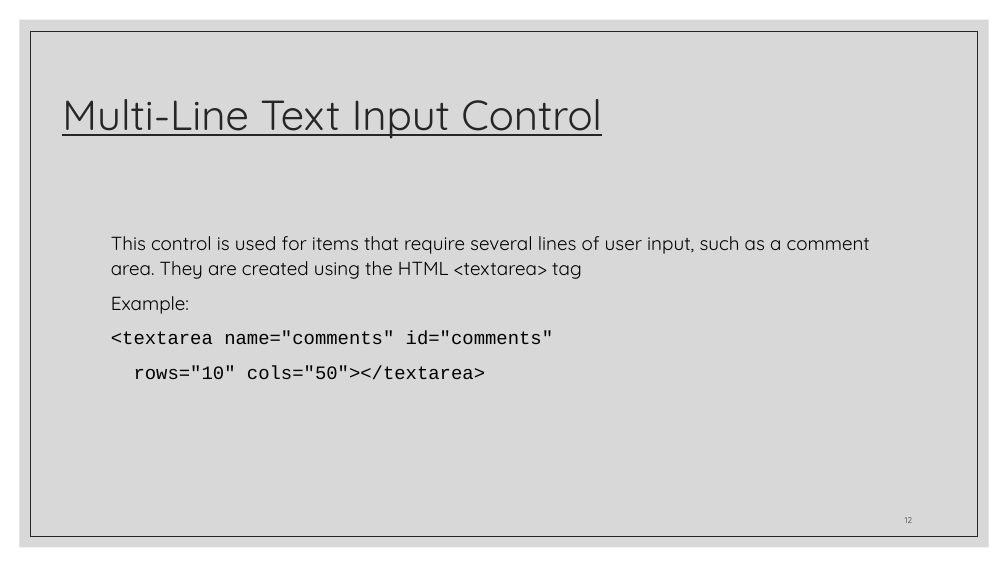
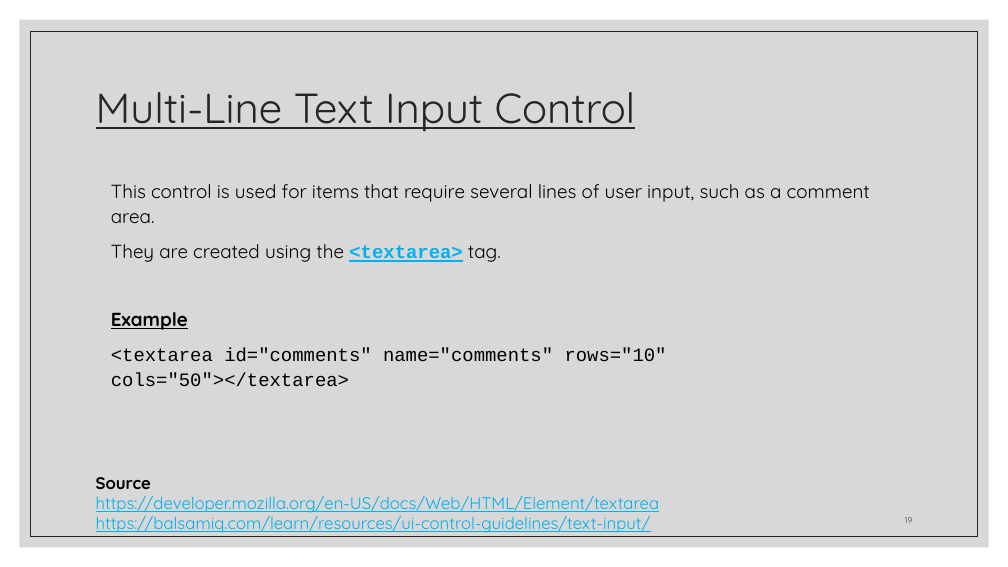
Before and after one commit to zackstotts/base-node-curriculum, a slide deck: slide 19 of unit_00/html_review/02 HTML Forms.pptx (slide 12 before the commit). Drawn at 1008x567 pixels with LibreOffice and Linux fonts; fonts in the diff are those of the drawing. Boxes give left, top, right and bottom in pixels: in the first picture for what was removed or moved away, otherwise in the second. Text is boxed around its words. In the diff, an @@ line names an element or a change of style, - is before the commit and + after.

Commit message:
Working on HTML form slides.

```diff
--- a/unit_00/html_review/02 HTML Forms.pptx
+++ b/unit_00/html_review/02 HTML Forms.pptx
@@ title "Multi-Line Text Input Control": place and size @@
-title "Multi-Line Text Input Control" at <box>62,99,602,139</box>
+title "Multi-Line Text Input Control" at <box>96,92,636,132</box>
@@ text at <box>111,184,870,387</box>: text changed @@
-This control is used for items that require several lines of user input, such as a comment area. They are created using the HTML <textarea> tag
-Example:
-<textarea name="comments" id="comments"
-rows="10" cols="50"></textarea>
+This control is used for items that require several lines of user input, such as a comment area.
+They are created using the <textarea> tag.
+Example
+<textarea id="comments" name="comments" rows="10" cols="50"></textarea>
@@ text added at <box>96,477,660,533</box>, 16 pt, text #00B0F0, underline @@
+Source
+https://developer.mozilla.org/en-US/docs/Web/HTML/Element/textarea
+https://balsamiq.com/learn/resources/ui-control-guidelines/text-input/
```
Also in this commit, not shown: 18 other slides changed, 17 slides added, 3 slides removed, 1 other file.
